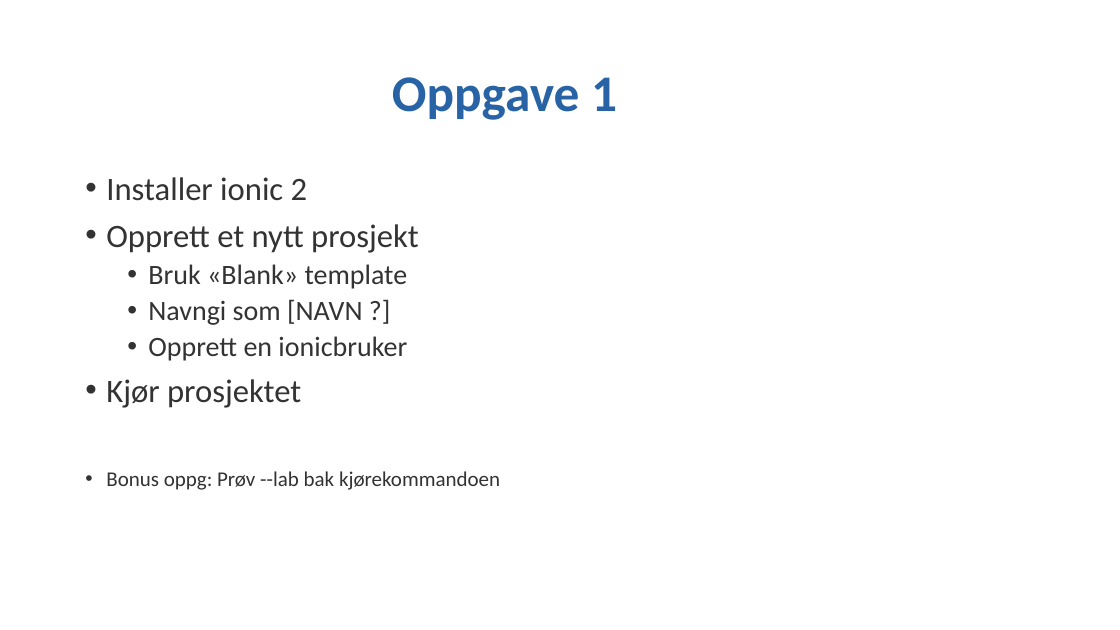
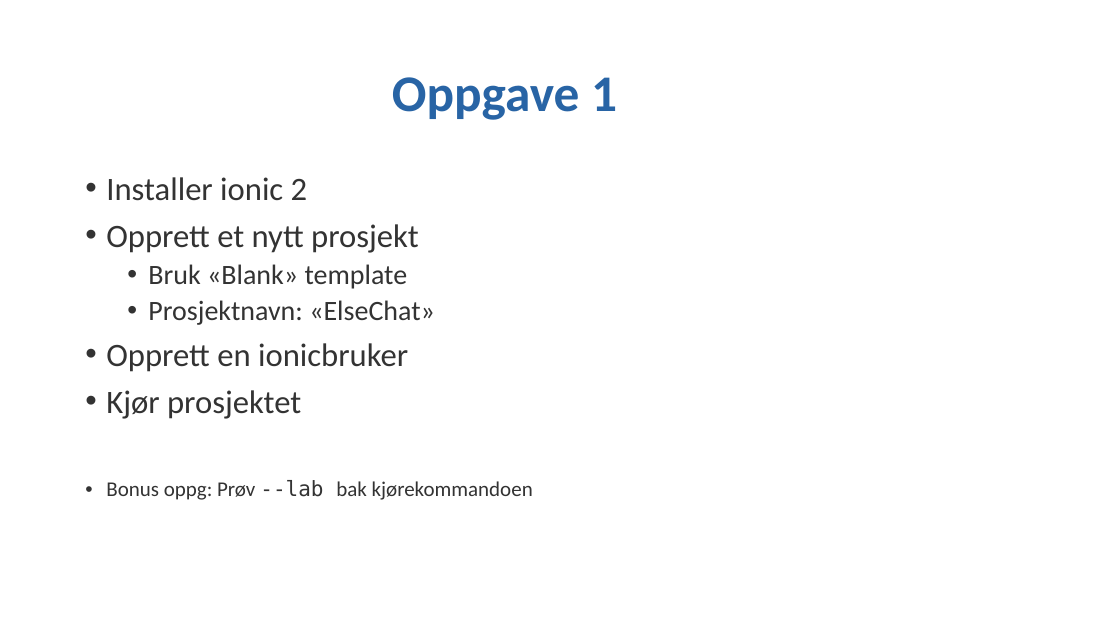
Before and after one commit to stiasta/foredrag, a slide deck: slide 13 of Ionic 2 workshop/Ionic 2 workshop.pptx (slide 11 before the commit). Drawn at 1120x630 pixels with LibreOffice and Linux fonts; fonts in the diff are those of the drawing; background and template pictures are left out. Boxes give left, top, right and bottom in pixels: in the first picture for what was removed or moved away, otherwise in the second. Text is boxed around its words. In the diff, an @@ line names an element or a change of style, - is before the commit and + after.

```diff
--- a/Ionic 2 workshop/Ionic 2 workshop.pptx
+++ b/Ionic 2 workshop/Ionic 2 workshop.pptx
@@ text at box(148, 300, 435, 325): text changed @@
-  • Navngi som [NAVN ?]
+  • Prosjektnavn: «ElseChat»
@@ text at box(106, 343, 533, 500): size 24 to 28 pt in "Opprett en ionicbruker"; font Calibri to DejaVu Sans Mono in "--lab"; list level 2 to 1 in "Opprett en ionicbruker" @@
```
Also in this commit, not shown: 12 other slides changed, 2 slides added, 2 other files.
